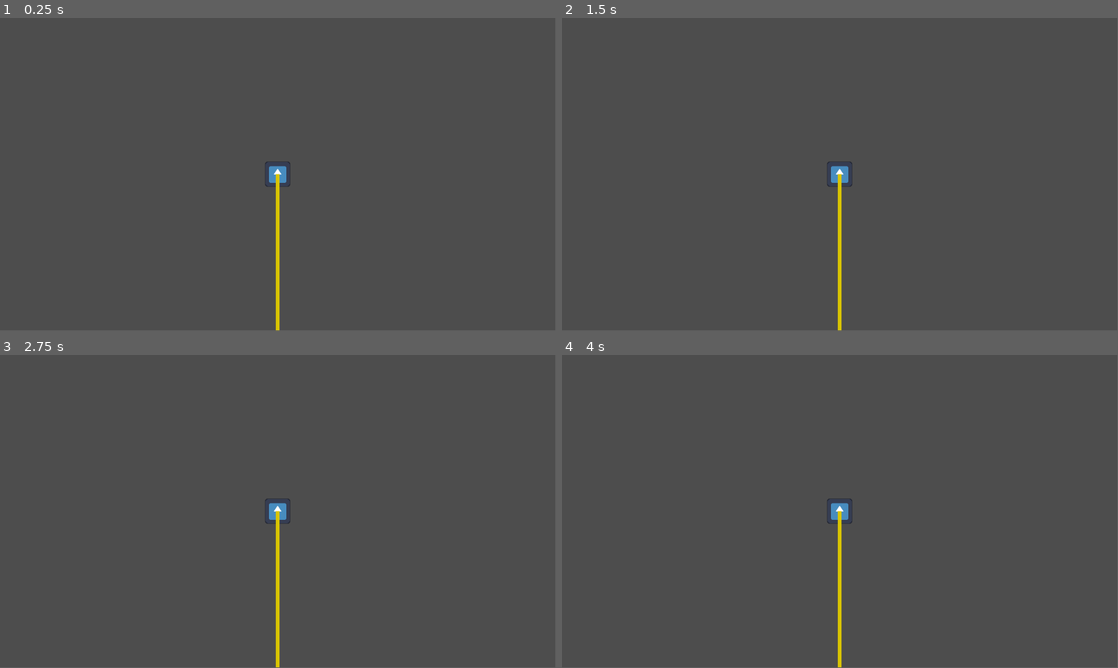
Above: before the commit, frames 1-4 (two rows, left to right).
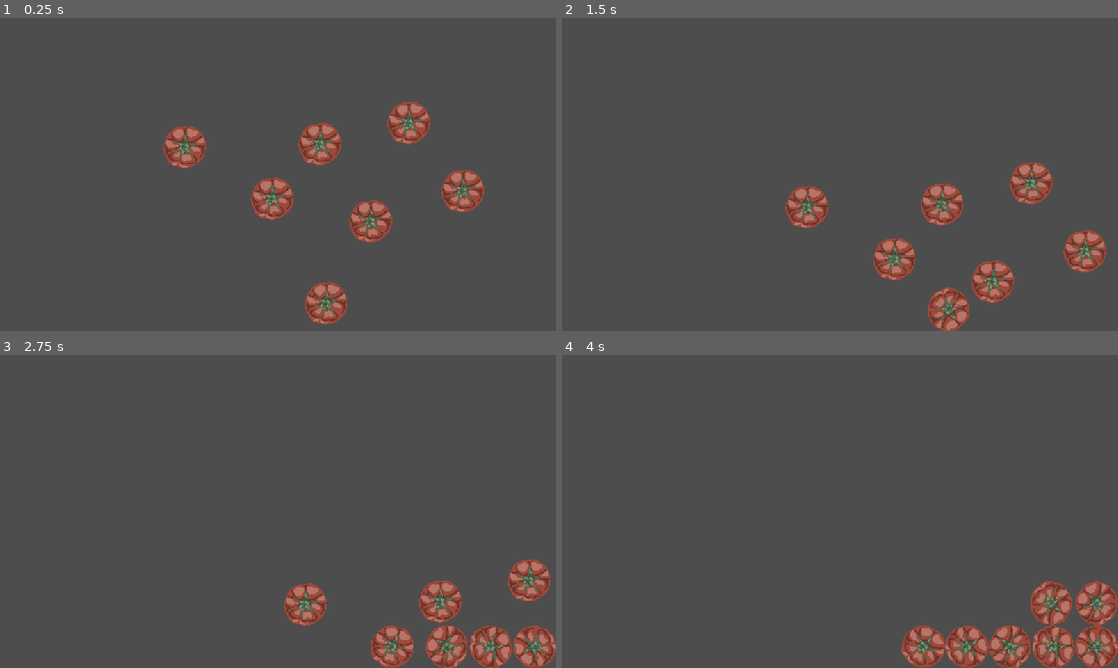
Above: after the commit, the same moments.

Repository: JulianHeuser/RGDC-Jam-Spring-2025
Game: Godot game, scene res://Level1.tscn
The game is run twice, just before and just after one commit, with the same random seed, the same clock (stepped at 60 frames per second) and the same inputs. Before the commit the project starts from res://Rope.tscn. The engine's default icon, where the game draws it, is replaced by a stand-in: a white triangle on a blue panel in a dark square.
Inputs:
- Up to frame 1 (0.25 s): no input
- Up to frame 2 (1.5 s): no input
- Up to frame 3 (2.75 s): no input
- Up to frame 4 (4 s): no input
In our replay, the window is 799x449 before the commit and 800x450 after it. These sizes can differ from the game's own. Grey fills any space a smaller window leaves; there, only what the larger window draws over its background counts as a difference.

The runs differ from the first frame. In frame 1, 6.0% of the frame differs, in the area x 29-88%, y 26-100%; in frame 2, 6.1%; in frame 3, 6.1%; in frame 4, 6.1%, in the area x 47-100%, y 46-100%.

Commit message:
start work on tomato physics

Diff:
--- /dev/null
+++ b/Level1.tscn
@@ -0,0 +1,65 @@
+[gd_scene load_steps=7 format=3 uid="uid://dsoc7yqw2jmqh"]
+
+[ext_resource type="PackedScene" uid="uid://bk64v7oudt0cm" path="res://Tomato.tscn" id="1_kyxg0"]
+[ext_resource type="Script" uid="uid://coc6yeel62a5f" path="res://level_1_tst.gd" id="1_mc20k"]
+
+[sub_resource type="WorldBoundaryShape2D" id="WorldBoundaryShape2D_kyxg0"]
+normal = Vector2(0, 1)
+
+[sub_resource type="WorldBoundaryShape2D" id="WorldBoundaryShape2D_mc20k"]
+
+[sub_resource type="WorldBoundaryShape2D" id="WorldBoundaryShape2D_cove1"]
+normal = Vector2(1, 0)
+
+[sub_resource type="WorldBoundaryShape2D" id="WorldBoundaryShape2D_dwyiq"]
+normal = Vector2(-1, 0)
+
+[node name="Level1" type="Node2D"]
+script = ExtResource("1_mc20k")
+
+[node name="Tomato" parent="." instance=ExtResource("1_kyxg0")]
+position = Vector2(359, 10)
+
+[node name="Tomato2" parent="." instance=ExtResource("1_kyxg0")]
+position = Vector2(63, -87)
+
+[node name="Tomato3" parent="." instance=ExtResource("1_kyxg0")]
+position = Vector2(-36, 26)
+
+[node name="Tomato4" parent="." instance=ExtResource("1_kyxg0")]
+position = Vector2(247, -131)
+
+[node name="Tomato5" parent="." instance=ExtResource("1_kyxg0")]
+position = Vector2(76, 243)
+
+[node name="Tomato6" parent="." instance=ExtResource("1_kyxg0")]
+position = Vector2(168, 73)
+
+[node name="Tomato7" parent="." instance=ExtResource("1_kyxg0")]
+position = Vector2(-217, -81)
+
+[node name="Camera2D" type="Camera2D" parent="."]
+
+[node name="Top" type="StaticBody2D" parent="."]
+
+[node name="CollisionShape2D" type="CollisionShape2D" parent="Top"]
+position = Vector2(0, -324)
+shape = SubResource("WorldBoundaryShape2D_kyxg0")
+
+[node name="Bottom" type="StaticBody2D" parent="."]
+
+[node name="CollisionShape2D" type="CollisionShape2D" parent="Bottom"]
+position = Vector2(0, 324)
+shape = SubResource("WorldBoundaryShape2D_mc20k")
+
+[node name="Left" type="StaticBody2D" parent="."]
+
+[node name="CollisionShape2D" type="CollisionShape2D" parent="Left"]
+position = Vector2(-576, 0)
+shape = SubResource("WorldBoundaryShape2D_cove1")
+
+[node name="Right" type="StaticBody2D" parent="."]
+
+[node name="CollisionShape2D" type="CollisionShape2D" parent="Right"]
+position = Vector2(576, 0)
+shape = SubResource("WorldBoundaryShape2D_dwyiq")
--- /dev/null
+++ b/Tomato.tscn
@@ -0,0 +1,18 @@
+[gd_scene load_steps=4 format=3 uid="uid://bk64v7oudt0cm"]
+
+[ext_resource type="Texture2D" uid="uid://coa216wsruevs" path="res://tomato.png" id="1_6xurm"]
+[ext_resource type="Script" uid="uid://7p5umae4m8b0" path="res://tomatoController.gd" id="1_xyqmk"]
+
+[sub_resource type="CircleShape2D" id="CircleShape2D_xyqmk"]
+radius = 45.0444
+
+[node name="Tomato" type="RigidBody2D"]
+gravity_scale = 0.0
+script = ExtResource("1_xyqmk")
+
+[node name="CollisionShape2D" type="CollisionShape2D" parent="."]
+shape = SubResource("CircleShape2D_xyqmk")
+
+[node name="Tomato" type="Sprite2D" parent="."]
+scale = Vector2(0.1, 0.1)
+texture = ExtResource("1_6xurm")
--- /dev/null
+++ b/level_1_tst.gd
@@ -0,0 +1,7 @@
+extends Node2D
+
+func _init():
+	print("here", 1 + 2 + 3)
+
+func _ready():
+	pass
--- a/project.godot
+++ b/project.godot
@@ -11,9 +11,17 @@
 [application]
 
 config/name="RGDC Spring Jam"
-run/main_scene="res://Rope.tscn"
+run/main_scene="uid://dsoc7yqw2jmqh"
 config/features=PackedStringArray("4.4", "Forward Plus")
 config/icon="res://icon.svg"
+
+[debug]
+
+gdscript/warnings/untyped_declaration=1
+
+[display]
+
+window/stretch/mode="canvas_items"
 
 [input]
 
--- /dev/null
+++ b/tomatoController.gd
@@ -0,0 +1,13 @@
+extends RigidBody2D
+
+@export var friction: int = 0.4
+
+func _init() -> void:
+	pass
+
+func _ready() -> void:
+	linear_velocity = Vector2(100, 100)
+
+
+func _process(delta: float) -> void:
+	linear_velocity -= linear_velocity.normalized() * friction
Not shown, added: level_1_tst.gd.uid
Binary file added: tomato.png
Not shown, added: tomato.png.import
Not shown, added: tomatoController.gd.uid
